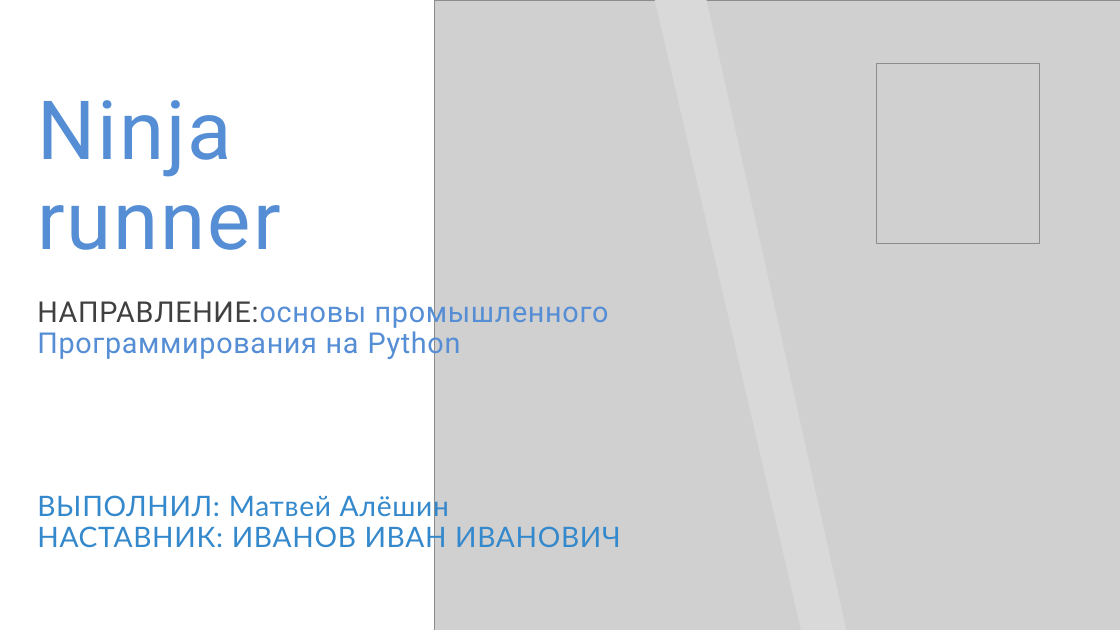
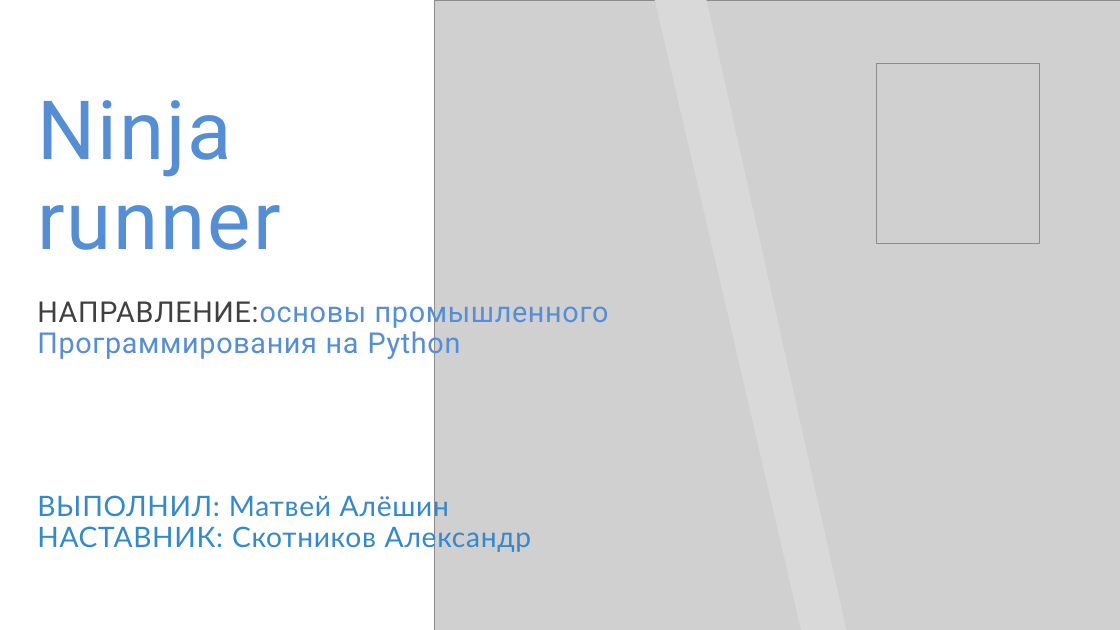
Before and after one commit to MatveyAll/PyGame, a slide deck: slide 1 of ninja_runner.pptx. Drawn at 1120x630 pixels with LibreOffice and Linux fonts; fonts in the diff are those of the drawing; grey boxes stand for pictures. Boxes give left, top, right and bottom in pixels: in the first picture for what was removed or moved away, otherwise in the second. Text is boxed around its words. In the diff, an @@ line names an element or a change of style, - is before the commit and + after.

Commit message:
new present

```diff
--- a/ninja_runner.pptx
+++ b/ninja_runner.pptx
@@ text at [37,523,532,553]: text changed @@
-НАСТАВНИК: ИВАНОВ ИВАН ИВАНОВИЧ
+НАСТАВНИК: Скотников Александр
```
